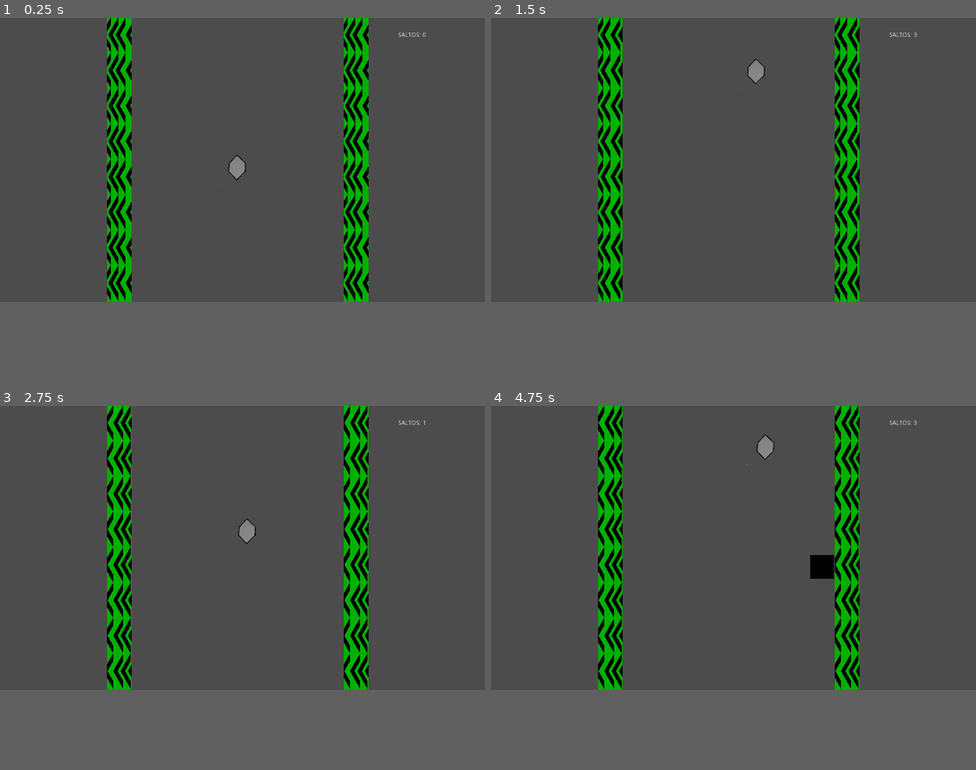
Above: before the commit, frames 1-4 (two rows, left to right).
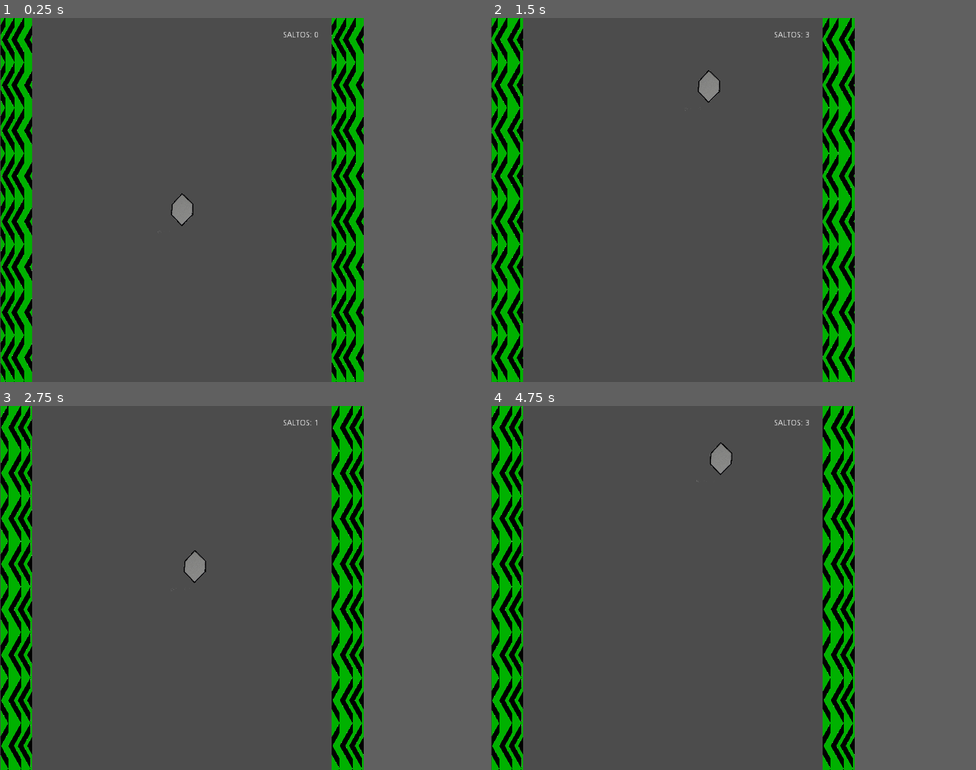
Above: after the commit, the same moments.

Repository: rustimacc/PROG3__TP05
Game: Godot game, scene res://Juego.tscn
Two runs of this game, one before a commit and one after it. Both use one fixed random seed, a clock stepped at 60 frames per second and the inputs below. The engine's default icon, where the game draws it, is replaced by a stand-in: a white triangle on a blue panel in a dark square.
Inputs (mouse positions are in pixels of both pictures, inside the frame that each line leads up to):
- Up to frame 1 (0.25 s): no input
- Up to frame 2 (1.5 s): move the mouse to (840, 145) at 0.52 s; tap R (reiniciar) at 0.6 s; click (840, 145) at 0.67 s; tap Space (salto) at 0.77 s; drag from (636, 174) to (748, 90) at 1.27 s
- Up to frame 3 (2.75 s): move the mouse to (291, 486) at 2.02 s; tap R (reiniciar) at 2.1 s; click (291, 486) at 2.17 s
- Up to frame 4 (4.75 s): drag from (709, 606) to (588, 504) at 2.77 s; move the mouse to (879, 591) at 3.52 s; tap R (reiniciar) at 3.6 s; click (879, 591) at 3.67 s; tap Space (salto) at 3.77 s; drag from (588, 504) to (748, 478) at 4.27 s
In our replay, the window is 800x468 before the commit and 600x600 after it. These sizes can differ from the game's own. Grey fills any space a smaller window leaves; there, only what the larger window draws over its background counts as a difference.

The runs differ from the first frame. In frame 1, 17% of the frame differs, in the area x 0-88%, y 0-100%; in frame 2, 17%; in frame 3, 17%; in frame 4, 17%.

Commit message:
Se modificó resolución de pantalla. Se agregó Shake de cámara al colisionar con paredes

Diff:
--- /dev/null
+++ b/Camera2D.gd
@@ -0,0 +1,31 @@
+extends Camera2D
+
+signal Shake()
+
+var time=0
+export var magnitud=5
+
+# Called when the node enters the scene tree for the first time.
+func _ready():
+	set_process(false)
+	pass # Replace with function body.
+
+
+func _process(delta):
+	ShakeCamara()
+
+func ShakeCamara():
+	var shake=Vector2(rand_range(-magnitud,magnitud),rand_range(-magnitud,magnitud))
+	set_offset(shake)
+
+
+func _on_Camera2D_Shake():
+	$"timer shake".start()
+	set_process(true)
+	pass # Replace with function body.
+
+
+func _on_timer_shake_timeout():
+	set_process(false)
+	set_offset(Vector2.ZERO)
+	pass # Replace with function body.
--- a/Juego.tscn
+++ b/Juego.tscn
@@ -1,9 +1,10 @@
-[gd_scene load_steps=6 format=2]
+[gd_scene load_steps=7 format=2]
 
 [ext_resource path="res://Jugador.tscn" type="PackedScene" id=1]
 [ext_resource path="res://Objetos/pared.tscn" type="PackedScene" id=2]
 [ext_resource path="res://Juego.gd" type="Script" id=3]
 [ext_resource path="res://CanvasLayer.gd" type="Script" id=4]
+[ext_resource path="res://Camera2D.gd" type="Script" id=5]
 
 [sub_resource type="PhysicsMaterial" id=1]
 bounce = 1.0
@@ -12,16 +13,16 @@
 script = ExtResource( 3 )
 
 [node name="Jugador" parent="." instance=ExtResource( 1 )]
-position = Vector2( 500, 300 )
+position = Vector2( 300, 300 )
 z_index = -1
 physics_material_override = SubResource( 1 )
 DireLateral = 50
 
 [node name="Pared" parent="." instance=ExtResource( 2 )]
-position = Vector2( 750, 300 )
+position = Vector2( 571.29, 300 )
 
 [node name="Pared2" parent="." instance=ExtResource( 2 )]
-position = Vector2( 250, 300 )
+position = Vector2( 24.5253, 300 )
 
 [node name="spawnear bloques" type="Timer" parent="."]
 wait_time = 4.0
@@ -33,10 +34,10 @@
 [node name="textoPuntos" type="Label" parent="CanvasLayer"]
 anchor_right = 1.0
 anchor_bottom = 1.0
-margin_left = 841.269
-margin_top = 8.81167
-margin_right = -30.7313
-margin_bottom = -534.188
+margin_left = 467.027
+margin_top = 1.29235
+margin_right = -68.9727
+margin_bottom = -541.707
 rect_scale = Vector2( 0.913986, 0.978943 )
 text = "saltos: 0"
 valign = 1
@@ -47,5 +48,17 @@
 
 [node name="spawn powerups" type="Timer" parent="."]
 autostart = true
+
+[node name="Camera2D" type="Camera2D" parent="."]
+anchor_mode = 0
+current = true
+script = ExtResource( 5 )
+magnitud = 4
+
+[node name="timer shake" type="Timer" parent="Camera2D"]
+wait_time = 0.2
+one_shot = true
 [connection signal="timeout" from="spawnear bloques" to="." method="_on_spawnear_bloques_timeout"]
 [connection signal="timeout" from="spawn powerups" to="." method="_on_spawn_powerups_timeout"]
+[connection signal="Shake" from="Camera2D" to="Camera2D" method="_on_Camera2D_Shake"]
+[connection signal="timeout" from="Camera2D/timer shake" to="Camera2D" method="_on_timer_shake_timeout"]
--- a/Jugador.gd
+++ b/Jugador.gd
@@ -53,6 +53,7 @@
 func _on_Jugador_body_entered(body):
 	if body.is_in_group("pared"):
 		DireLateral*=-1
+		get_parent().get_node("Camera2D").emit_signal("Shake")
 		animator.play("choquePared")
 		if DireLateral>0:
 			body.emit_signal("cambiardireccionflecas",1.0)
--- a/Jugador.tscn
+++ b/Jugador.tscn
@@ -27,6 +27,18 @@
 "transitions": PoolRealArray( 1, 1 ),
 "update": 0,
 "values": [ 30.0, 4.0 ]
+}
+tracks/1/type = "value"
+tracks/1/path = NodePath("Sprite:scale")
+tracks/1/interp = 1
+tracks/1/loop_wrap = true
+tracks/1/imported = false
+tracks/1/enabled = true
+tracks/1/keys = {
+"times": PoolRealArray( 0, 0.2 ),
+"transitions": PoolRealArray( 1, 1 ),
+"update": 0,
+"values": [ Vector2( 0.11, 0.11 ), Vector2( 0.1, 0.1 ) ]
 }
 
 [node name="Jugador" type="RigidBody2D"]
--- a/project.godot
+++ b/project.godot
@@ -23,6 +23,10 @@
 
 VariablesGlobales="*res://VariablesGlobales.gd"
 
+[display]
+
+window/size/width=600
+
 [input]
 
 salto={
